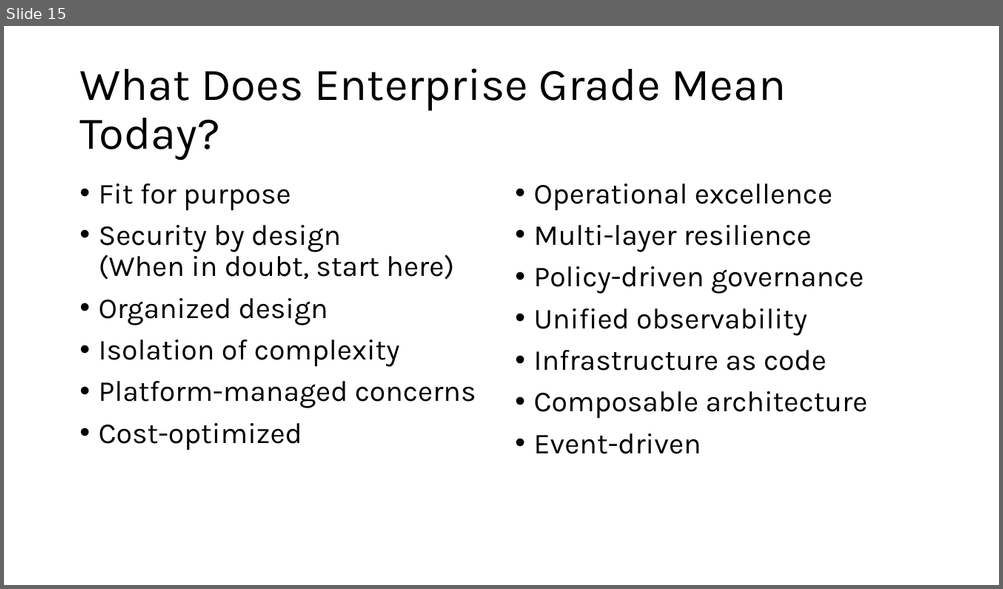
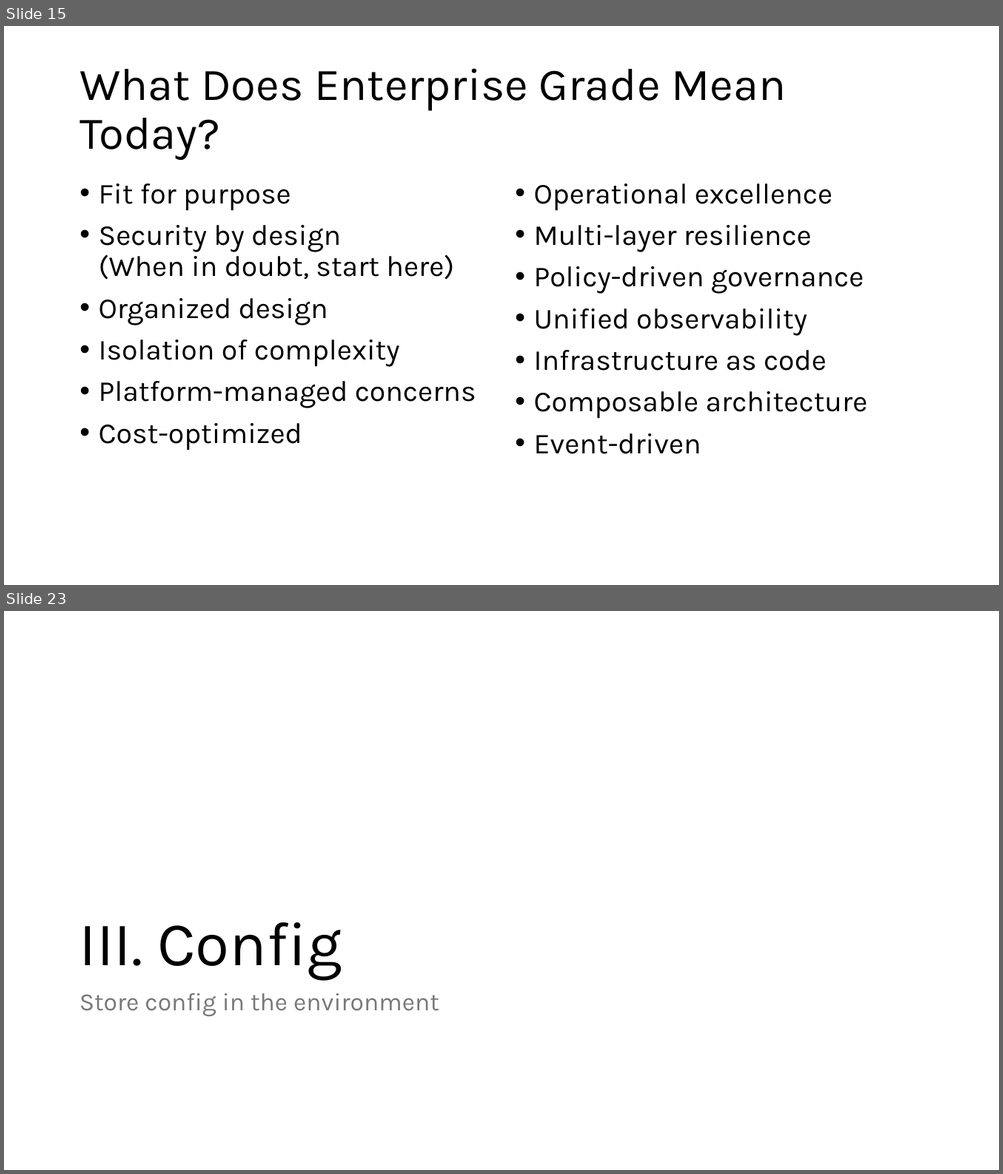
Before and after one commit to ericburcham/cloud-patterns-and-practices, a slide deck: Presentation.pptx. Shown one above the other, each under a label of ours: slide 15 before the commit, slides 15 and 23 after it; the slides between them are not shown. The pictures are 1003x589 and 1003x1174 pixels, drawn with LibreOffice and Linux fonts; fonts in the diff are those of the drawing. Boxes give left, top, right and bottom in pixels: in the first picture for what was removed or moved away, otherwise in the second. Text is boxed around its words. In the diff, an @@ line names an element or a change of style, - is before the commit and + after.

```diff
--- a/Presentation.pptx
+++ b/Presentation.pptx
@@ slide 23 added at (4,611,999,1170), background #FFFFFF @@
@@ title added at (79,923,341,980), 60 pt, text #000000 @@
+III. Config
@@ text added at (79,994,439,1017), 24 pt, text #797979 @@
+Store config in the environment
```
Also in this commit, not shown: 1 slide changed, 31 other slides added.
